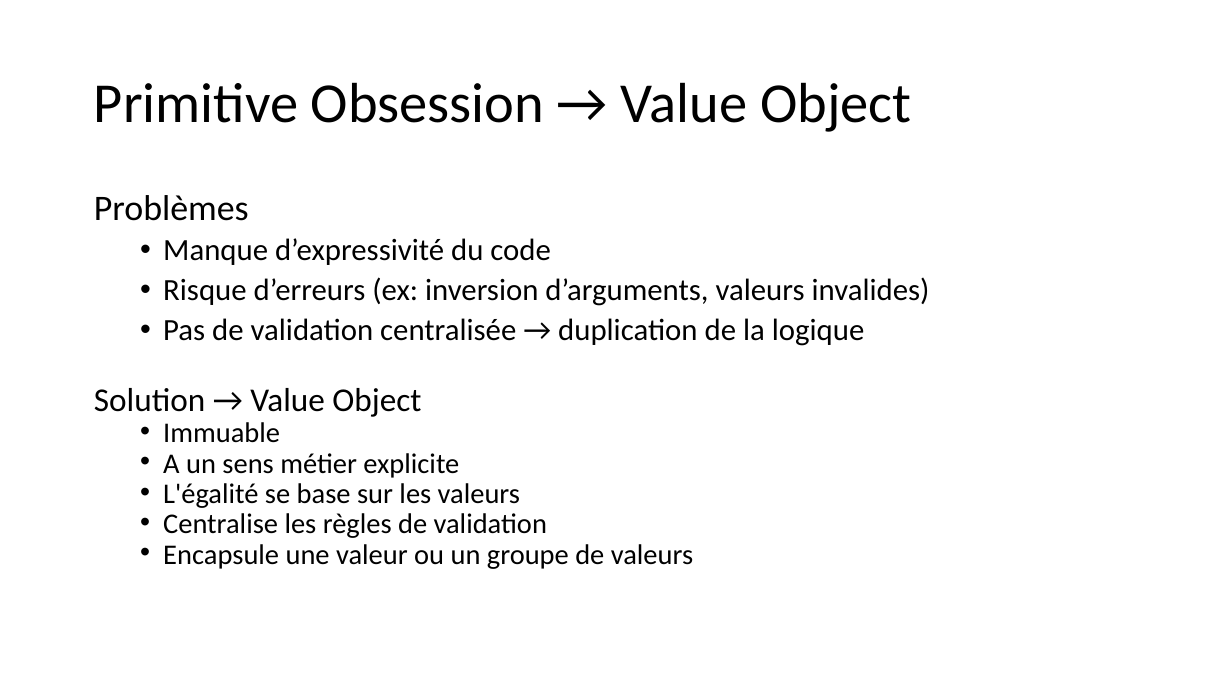
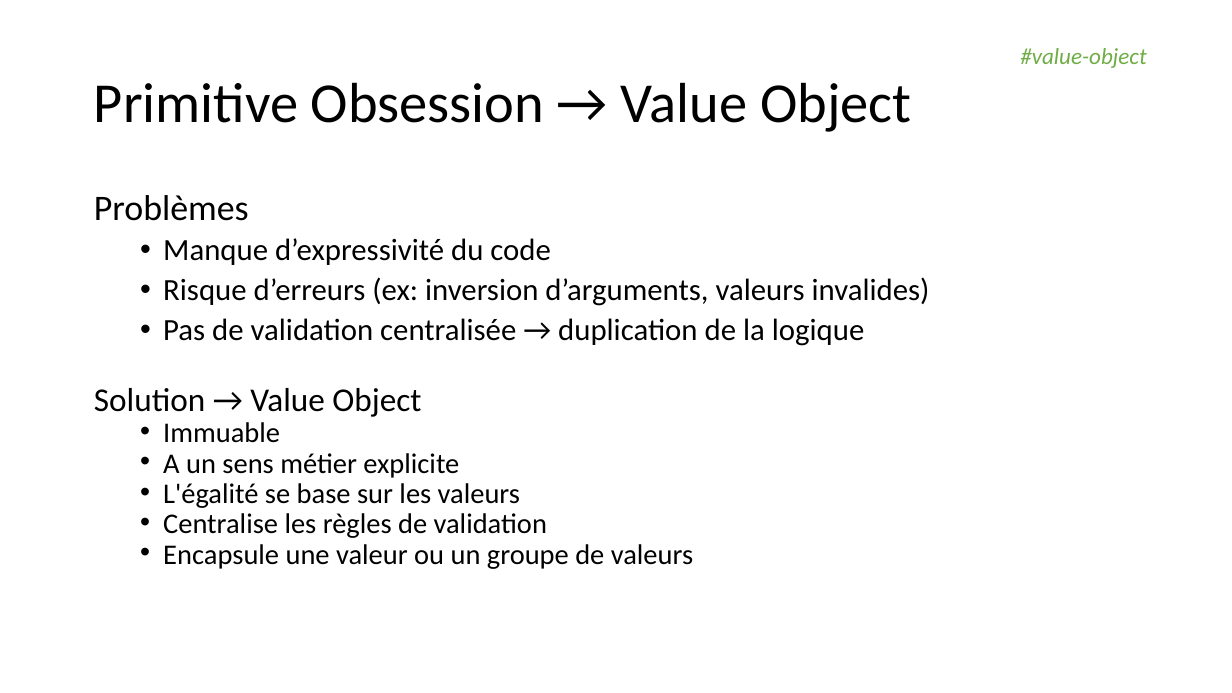
Before and after one commit to martin-chone/elegant-objects, a slide deck: slide 5 of Elegant_Objects.pptx. Drawn at 1232x693 pixels with LibreOffice and Linux fonts; fonts in the diff are those of the drawing. Boxes give left, top, right and bottom in pixels: in the first picture for what was removed or moved away, otherwise in the second. Text is boxed around its words. In the diff, an @@ line names an element or a change of style, - is before the commit and + after.

Commit message:
Change Objects to immutable

```diff
--- a/Elegant_Objects.pptx
+++ b/Elegant_Objects.pptx
@@ text added at (1020, 48, 1146, 68), 18 pt, text #70AD47, italic @@
+#value-object
```
Also in this commit, not shown: 3 other slides changed, 1 slide added, 5 other files.
